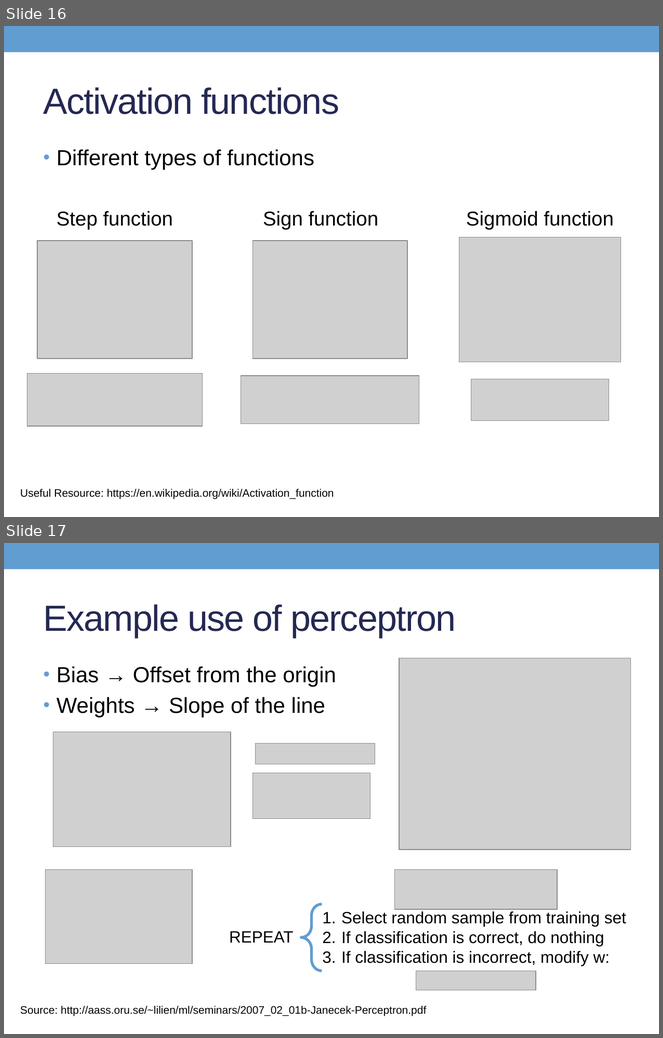
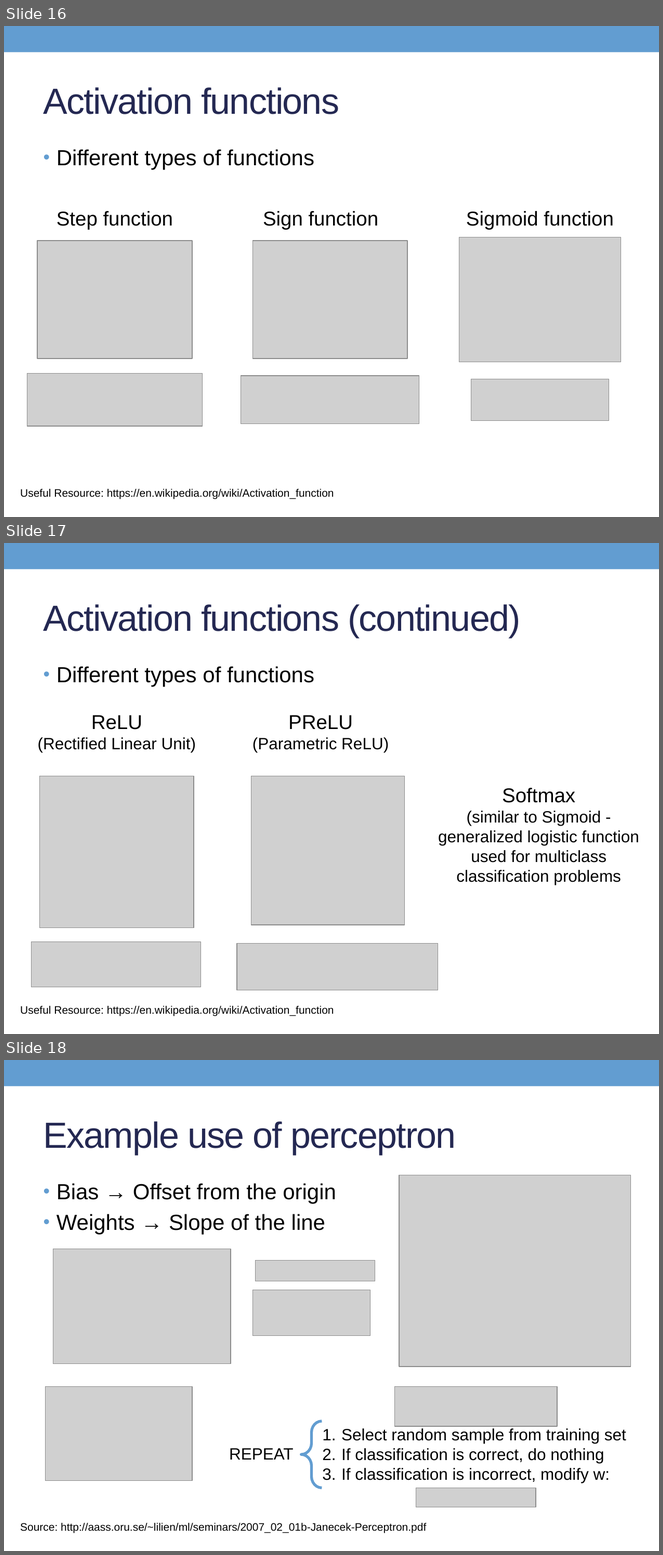
Before and after one commit to thdiaman/deep-learning, a slide deck: presentations/DeepLearningKeras.pptx. Shown one above the other, each under a label of ours: slides 16 and 17 before the commit, slides 16, 17 and 18 after it. The pictures are 663x1038 and 663x1555 pixels, drawn with LibreOffice and Linux fonts; fonts in the diff are those of the drawing; grey boxes stand for pictures. Boxes give left, top, right and bottom in pixels: in the first picture for what was removed or moved away, otherwise in the second. Text is boxed around its words. In the diff, an @@ line names an element or a change of style, - is before the commit and + after.

```diff
--- a/presentations/DeepLearningKeras.pptx
+++ b/presentations/DeepLearningKeras.pptx
@@ slide 17 added at (4, 543, 659, 1034), background #FFFFFF; not listed: 1 template element that a slide beside it also shows @@
@@ title added at (44, 604, 521, 638), 40 pt, text #242852 @@
+Activation functions (continued)
@@ text added at (57, 666, 314, 687), 24 pt, text #000000 @@
+• Different types of functions
@@ text added at (38, 715, 196, 753), 18 pt, text #000000 @@
+ReLU
+(Rectified Linear Unit)
@@ text added at (253, 715, 389, 753), 18 pt, text #000000 @@
+PReLU
+(Parametric ReLU)
@@ picture added at (40, 776, 194, 928) @@
@@ picture added at (252, 776, 405, 925) @@
@@ text added at (438, 788, 639, 885), 18 pt, text #000000 @@
+Softmax
+(similar to Sigmoid - generalized logistic function used for multiclass classification problems
@@ picture added at (32, 942, 201, 987) @@
@@ picture added at (236, 943, 438, 990) @@
@@ text added at (20, 1006, 334, 1017), 12 pt, text #000000 @@
+Useful Resource: https://en.wikipedia.org/wiki/Activation_function
@@ what was slide 17 is now slide 18 @@
```
Also in this commit, not shown: 1 slide changed, 2 other slides added, 1 other file.
